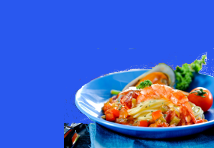
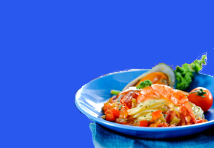
Revision of a layered 214 x 148 image; what changed, layer by layer:
painted on "Nuovo livello" over [64, 48, 214, 148]
